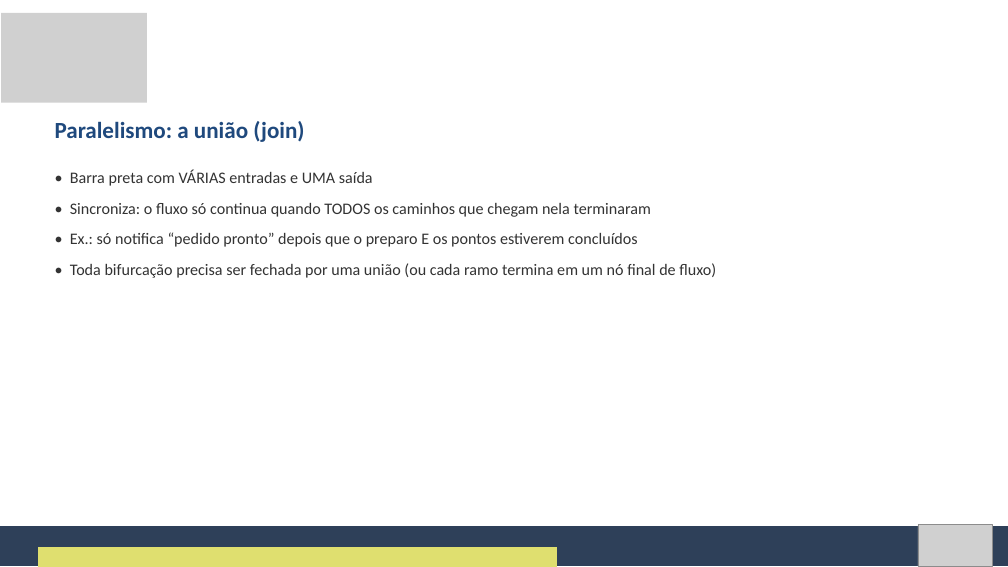
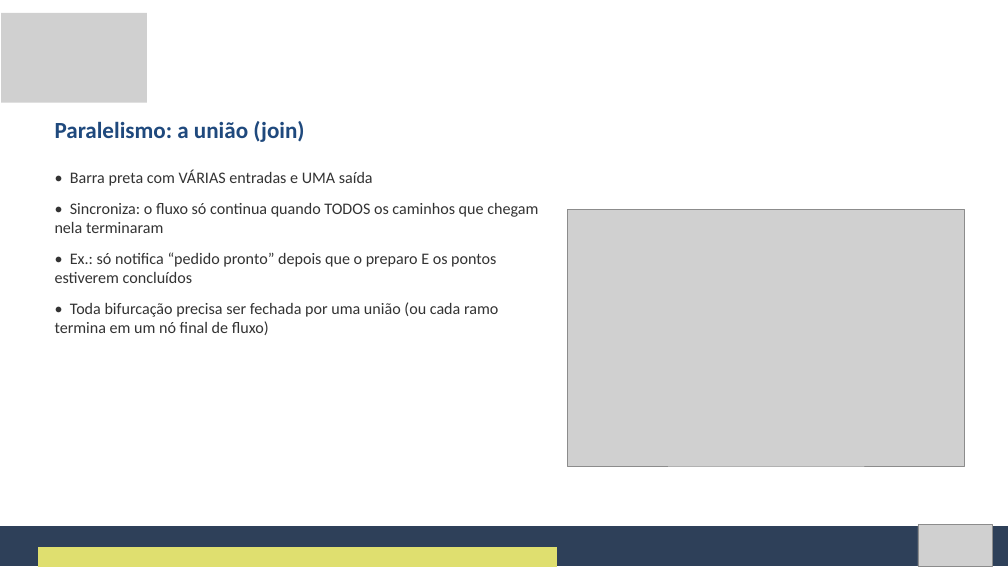
Before and after one commit to Natan20/Curso-Modelagem-De-Sistemas-Material, a slide deck: slide 39 of Aula 07 - 02-10-2026/Aula 7 - Slides.pptx. Drawn at 1008x567 pixels with LibreOffice and Linux fonts; fonts in the diff are those of the drawing; grey boxes stand for pictures. Boxes give left, top, right and bottom in pixels: in the first picture for what was removed or moved away, otherwise in the second. Text is boxed around its words. In the diff, an @@ line names an element or a change of style, - is before the commit and + after.

```diff
--- a/Aula 07 - 02-10-2026/Aula 7 - Slides.pptx
+++ b/Aula 07 - 02-10-2026/Aula 7 - Slides.pptx
@@ text "• Barra preta com VÁRIAS ..." rewrapped from <box>70,171,716,278</box> to <box>55,171,538,335</box> @@
@@ picture added at <box>568,209,964,466</box> @@
```
Also in this commit, not shown: 13 other slides changed.
